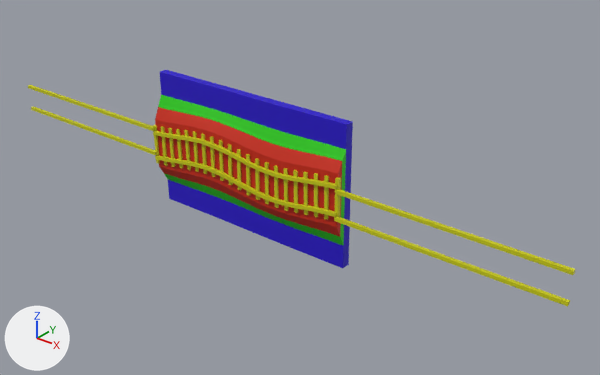
A saved change to the OBJ model data/railsim/test/modeshape/shape32.obj.
Camera for both pictures: a 50 mm lens placed at (46.4, -29.6, 18.6), pointed at (21.1, 2.0, -1.0). The lights are fixed; the arrows at lower left show +X, +Y and +Z. Where no turn or scale is listed for an object, it has been applied to the vertices. Vertices at the same position are counted once.

The first picture shows 'shape32'.
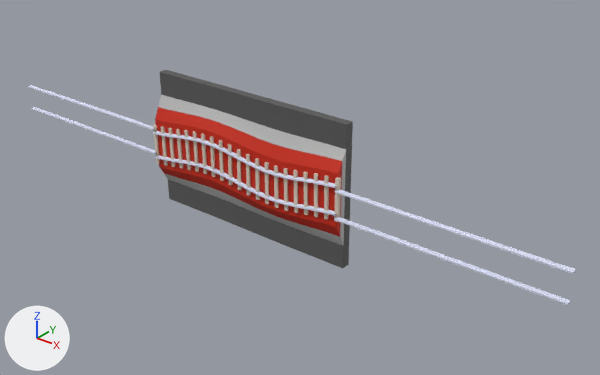
Changed parts and their boxes (x1, y1, x2, y2) in the pictures (600 x 375 px):
'shape32', recoloured, reshaped: before (28, 70, 575, 307); after (28, 70, 575, 305)
part 1 of me_shape32, built on: before (28, 85, 575, 307); after (28, 85, 575, 305)
part 2 of me_shape32, recoloured (yellow to grey): (153, 125, 341, 220) in both

The change in detail:
Material 'green' (mat_green) changes colour from green #23ca00 to grey #bcbcbc; in linear values from (0.0166, 0.592, 0.0) to (0.5, 0.5, 0.5).
Material 'blue' (mat_blue) changes colour from blue #2300ca to dark grey #595959; in linear values from (0.0166, 0.0, 0.592) to (0.1, 0.1, 0.1).
Material 'sleepers' (mat_sleepers) is new.
Its base color is (0.7, 0.6, 0.5) (light grey #dacbbc).
Its roughness is 1.0.
Material 'rails' (mat_rails) is new.
Its base color is (0.7, 0.73, 0.9) (white #dadef3).
Its roughness is 1.0.
me_shape32 is used by ob_shape32; location (0.0, 0.0, 0.0).
me_shape32 had 6122 vertices, 6417 faces and spanned x 0.0..37.0, y -0.1..1.2, z -4.0..4.0.
me_shape32 now has 6662 vertices, 6831 faces and spans x 0.0..37.0, y -0.1..1.2, z -4.0..4.0.
me_shape32 part 1: 94 vertices moved from x 0.0..37.0, y -0.1..0.1, z -1.1..1.0 to x 0.0..37.0, y -0.1..0.1, z -1.0..1.0; 89 vertices removed from x 0.0..37.0, y -0.1, z -1.1..1.1; 629 vertices added at x 0.0..37.0, y -0.1..0.1, z -1.0..1.0.
me_shape32 part 2: 1471 faces spanning x 11.9..25.1, y 0.0..0.2, z -1.4..1.4 switch from mat_yellow (yellow #caca00) to mat_sleepers (light grey #dacbbc).
me_shape32 now uses material mat_rails (white #dadef3).
